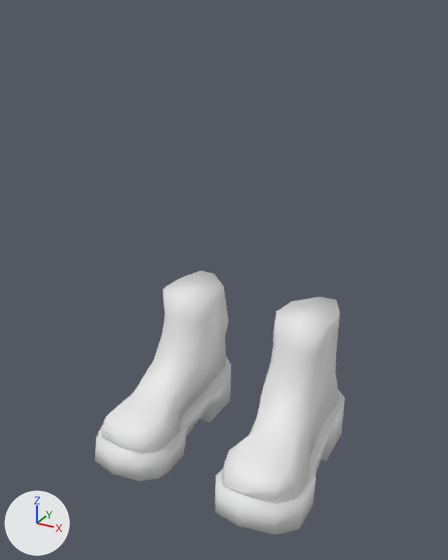
The Blender file tpose.blend as it was, and as the next commit left it.
Rendered twice from a 50 mm camera at (0.494, -0.951, 0.835) aimed at (0.001, -0.055, 0.387). Every picture has the same lights, and +X, +Y and +Z are marked at lower left.
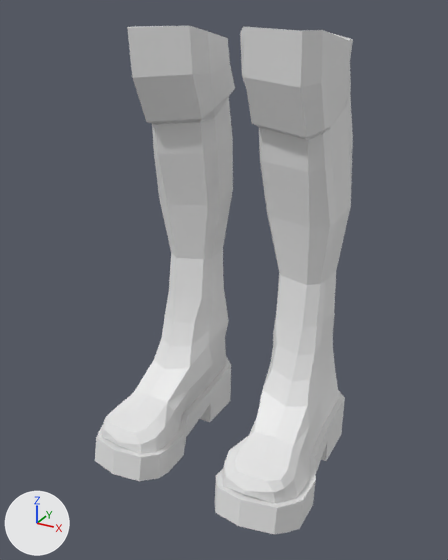
Patch to the scene script:
```diff
--- a/tpose.blend.py
+++ b/tpose.blend.py
@@ me_cube_001 @@
 # used by ob_cube; location = (0.0, 0.0, 0.0)
 # verts and faces of me_cube_001; kept vertices keep their numbers, new ones are numbered from 117
 # before: 72 (0.174, 0.008, 0.199) at pixel (321, 378), 74 (0.172, 0.097, 0.208) at pixel (336, 352), 90 (0.175, 0.004, 0.306) at pixel (324, 328), 91 (0.179, 0.026, 0.305) at pixel (330, 324), 95 (0.176, 0.084, 0.304) at pixel (339, 312)
 # before: 97 (0.155, 0.124, 0.308) at pixel (336, 299), 109 (0.175, 0.089, 0.268) at pixel (338, 327), 110 (0.173, 0.093, 0.236) at pixel (337, 341), 111 (0.177, 0.019, 0.265) at pixel (327, 345), 112 (0.176, 0.013, 0.23) at pixel (323, 362)
-me_cube_001.from_pydata(...)  # 117 vertices, 106 faces; spans x 0.059..0.217, y -0.244..0.151, z 0.002..0.308
+me_cube_001.from_pydata(...)  # 189 vertices, 173 faces; spans x 0.028..0.217, y -0.244..0.151, z 0.002..0.81
+# me_cube_001 part 1: a new loose piece of 72 vertices spanning x 0.028..0.18, y -0.099..0.131, z 0.304..0.81
+# me_cube_001 part 2
+verts[72] = (0.167, 0.008, 0.198)  # moved, pixel (317, 377)
+verts[74] = (0.165, 0.097, 0.208)  # moved, pixel (332, 351)
+verts[90] = (0.16, 0.004, 0.307)  # moved, pixel (316, 326)
+verts[91] = (0.164, 0.026, 0.307)  # moved, pixel (322, 321)
+verts[95] = (0.165, 0.084, 0.304)  # moved, pixel (334, 310)
+verts[112] = (0.165, 0.013, 0.23)  # moved, pixel (318, 361)
+verts[97] = (0.152, 0.116, 0.309)  # moved
+verts[109] = (0.162, 0.089, 0.268)  # moved, pixel (332, 326)
+verts[110] = (0.163, 0.093, 0.237)  # moved, pixel (332, 339)
+verts[111] = (0.165, 0.019, 0.265)  # moved, pixel (320, 343)
+# me_cube_001 part 3: the surface is now shaded flat
```

Location of each change, (x1, y1, x2, y2) in pixels of the pictures (448 x 560 px; the box of a moved part takes in the faces that stretch with it):
'Cube', reshaped (93% taller): before (95, 271, 345, 534); after (95, 26, 353, 534)
part 1 of me_cube_001, added: after (127, 26, 353, 327)
part 2 of me_cube_001, moved or reshaped: before (155, 271, 340, 426); after (165, 291, 335, 426)
